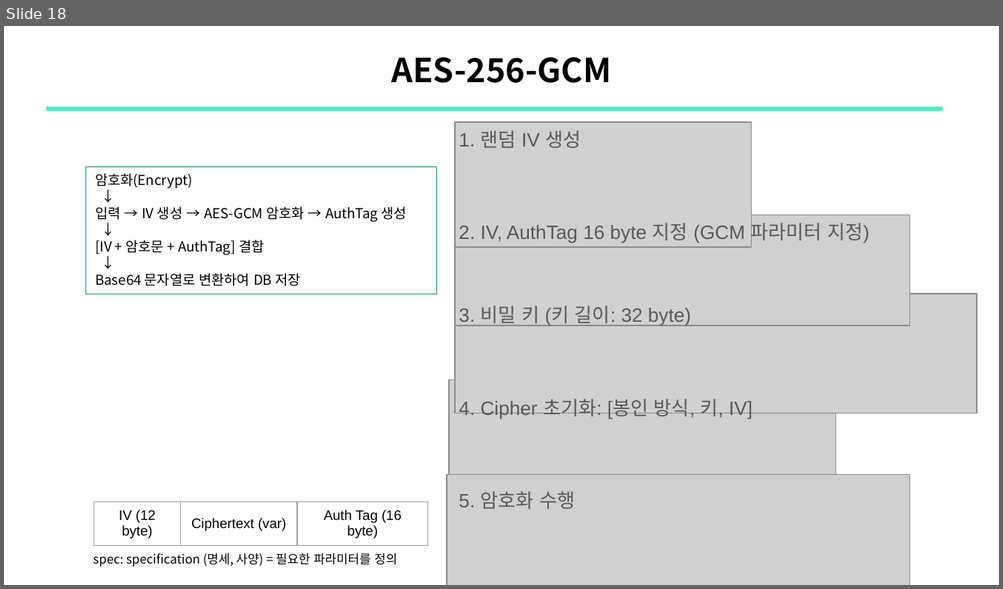
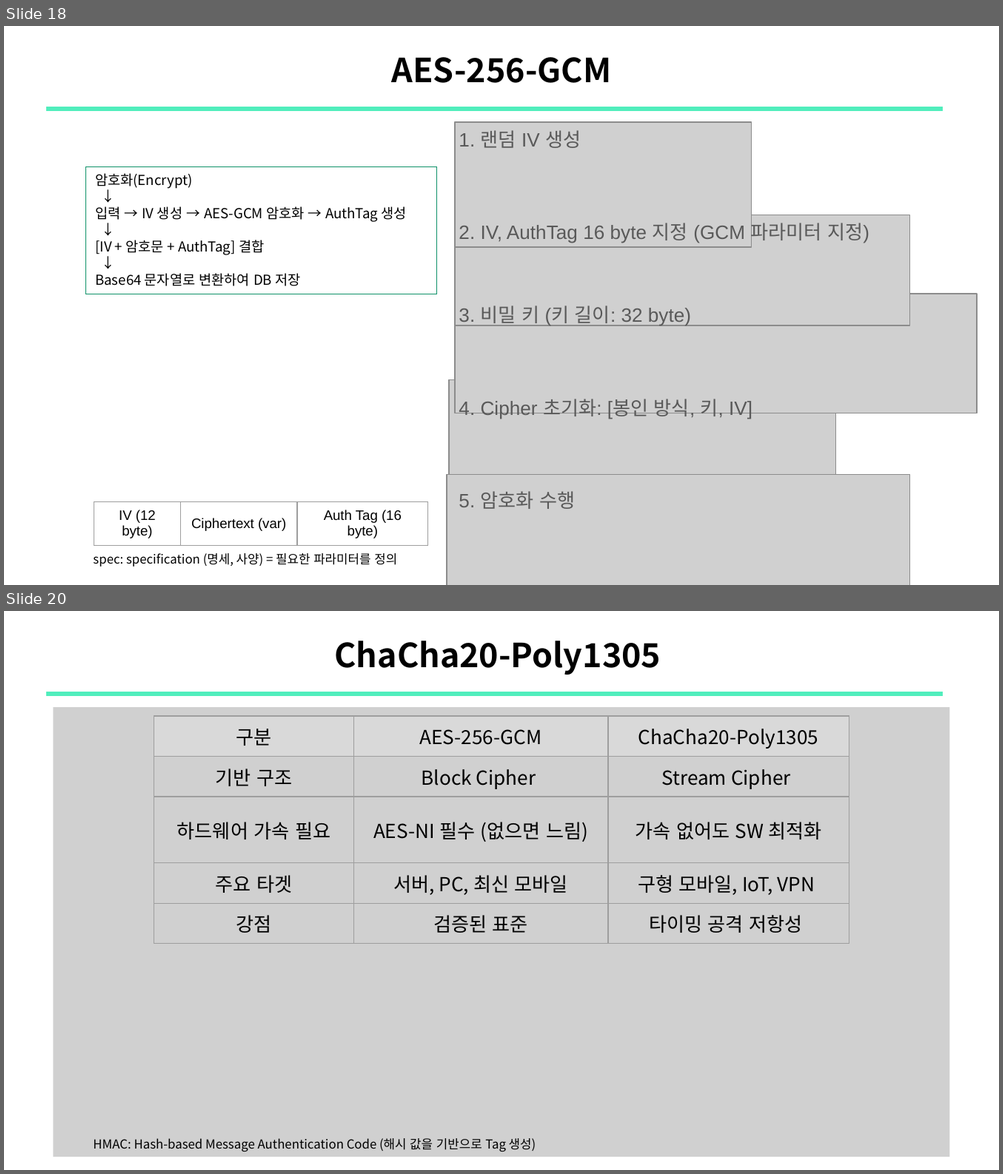
Before and after one commit to sewonpark-sec/SSL-Seminar, a slide deck: 13_Hash.pptx. Shown one above the other, each under a label of ours: slide 18 before the commit, slides 18 and 20 after it; the slides between them are not shown. The pictures are 1003x589 and 1003x1174 pixels, drawn with LibreOffice and Linux fonts; fonts in the diff are those of the drawing; grey boxes stand for pictures. Boxes give left, top, right and bottom in pixels: in the first picture for what was removed or moved away, otherwise in the second. Text is boxed around its words. In the diff, an @@ line names an element or a change of style, - is before the commit and + after.

Commit message:
upload: Hash

```diff
--- a/13_Hash.pptx
+++ b/13_Hash.pptx
@@ slide 20 added at (4,611,999,1170), background #FFFFFF @@
@@ title added at (334,641,660,675), 24 pt, text #000000, bold @@
+ChaCha20-Poly1305
@@ line added from (45, 694) to (943, 694), #51EEBC 3 pt @@
@@ picture added at (53,707,949,1157) @@
@@ table added at (154,716,848,936), 5 rows, 3 columns @@
+구분 | AES-256-GCM | ChaCha20-Poly1305
+기반 구조 | Block Cipher | Stream Cipher
+하드웨어 가속 필요 | AES-NI 필수 (없으면 느림) | 가속 없어도 SW 최적화
+주요 타겟 | 서버, PC, 최신 모바일 | 구형 모바일, IoT, VPN
+강점 | 검증된 표준 | 타이밍 공격 저항성
@@ text added at (93,1139,536,1152), 9 pt, text #000000 @@
+HMAC: Hash-based Message Authentication Code (해시 값을 기반으로 Tag 생성)
```
Also in this commit, not shown: 6 slides changed, 1 other slide added.
